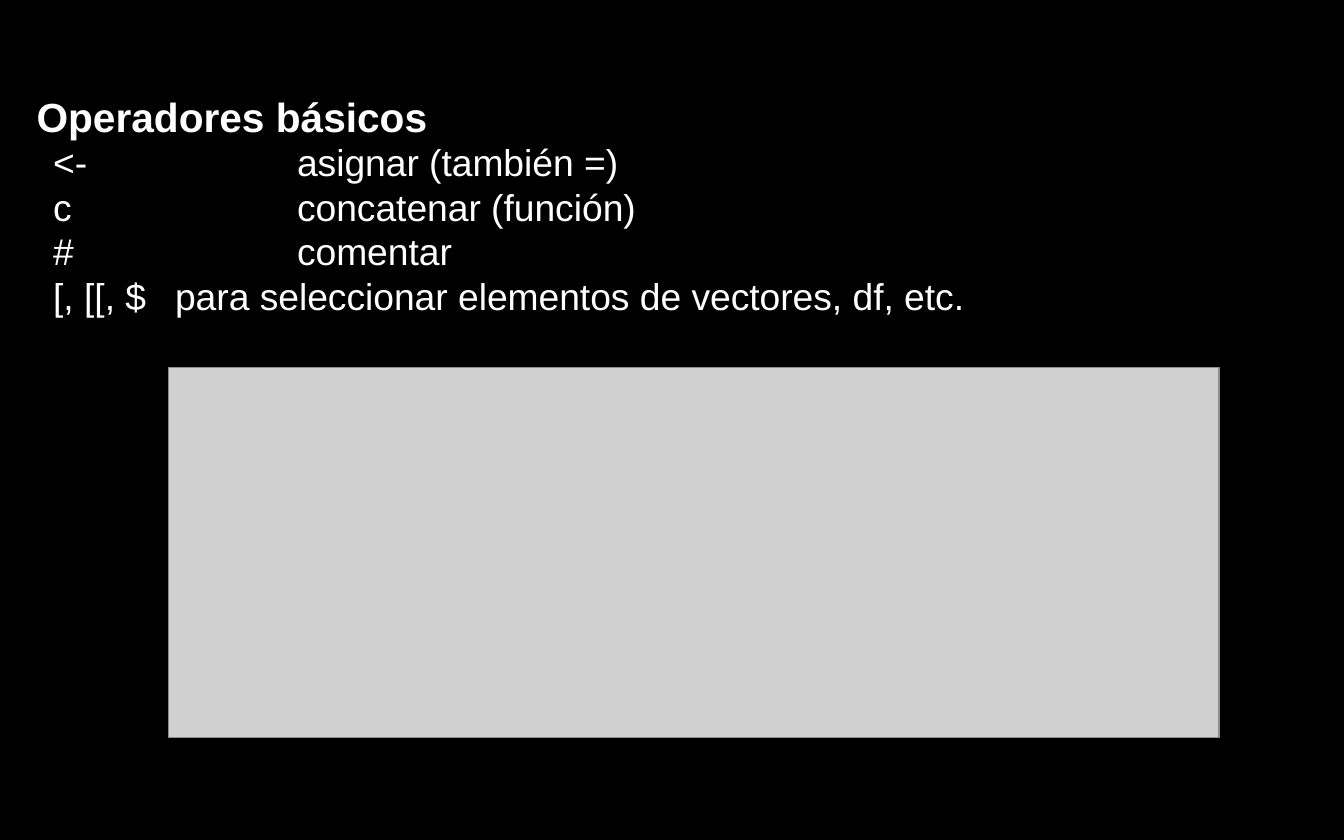
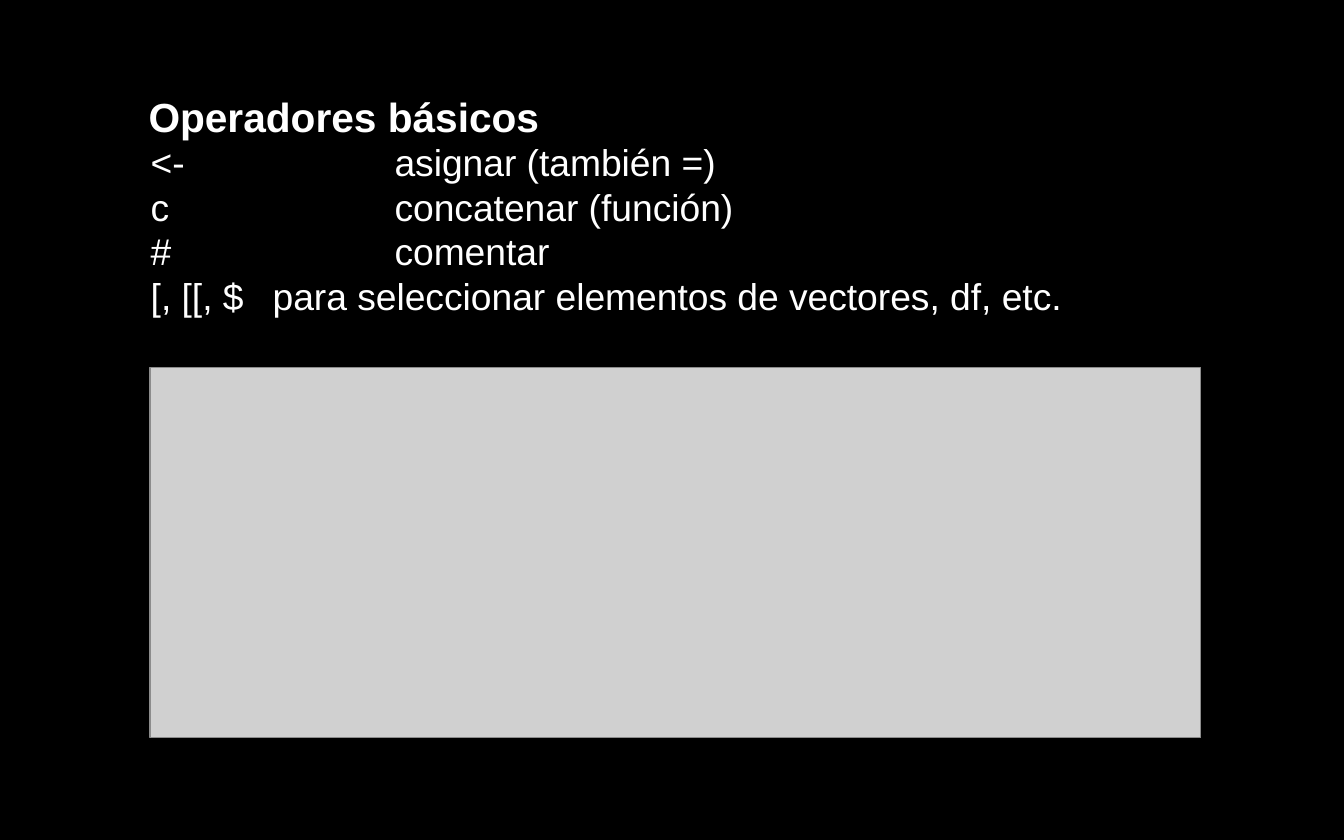
Before and after one commit to lebalcazar/R_IITCA, a slide deck: slide 5 of Presentacion/presentacion_01.odp (slide 6 before the commit). Drawn at 1344x840 pixels with LibreOffice and Linux fonts; fonts in the diff are those of the drawing; grey boxes stand for pictures. Boxes give left, top, right and bottom in pixels: in the first picture for what was removed or moved away, otherwise in the second. Text is boxed around its words. In the diff, an @@ line names an element or a change of style, - is before the commit and + after.

```diff
--- a/Presentacion/presentacion_01.odp
+++ b/Presentacion/presentacion_01.odp
@@ title "Operadores básicos": place and size @@
-title "Operadores básicos" at (37,102,427,139)
+title "Operadores básicos" at (149,102,539,139)
@@ title "<- asignar (también =) c ...": place and size @@
-title "<- asignar (también =) c ..." at (53,148,964,318)
+title "<- asignar (también =) c ..." at (151,148,1062,318)
@@ picture: place and size @@
-picture at (168,367,1220,738)
+picture at (150,367,1201,738)
```
Also in this commit, not shown: 4 other slides changed, 1 slide added, 5 slides removed, 1 other file.
